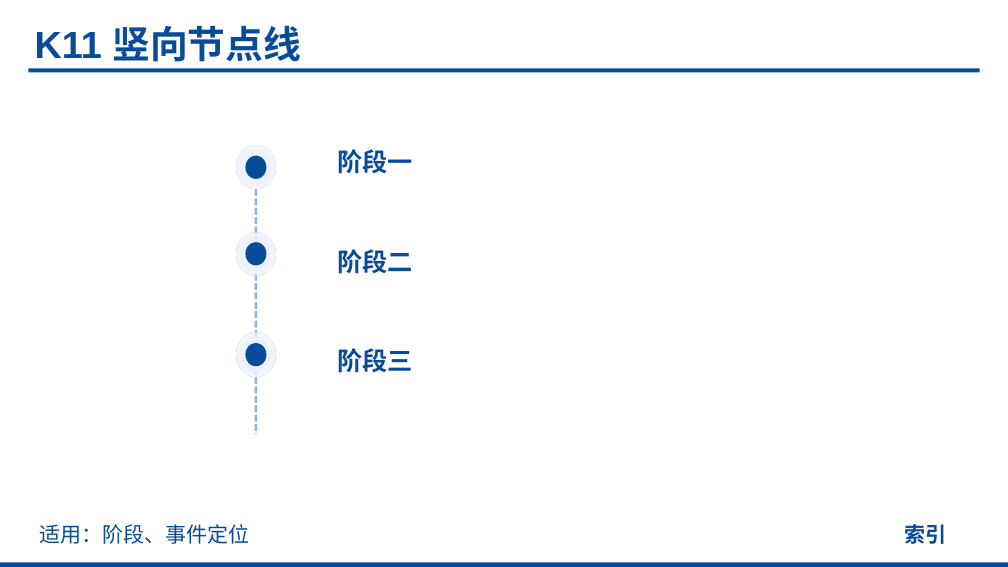
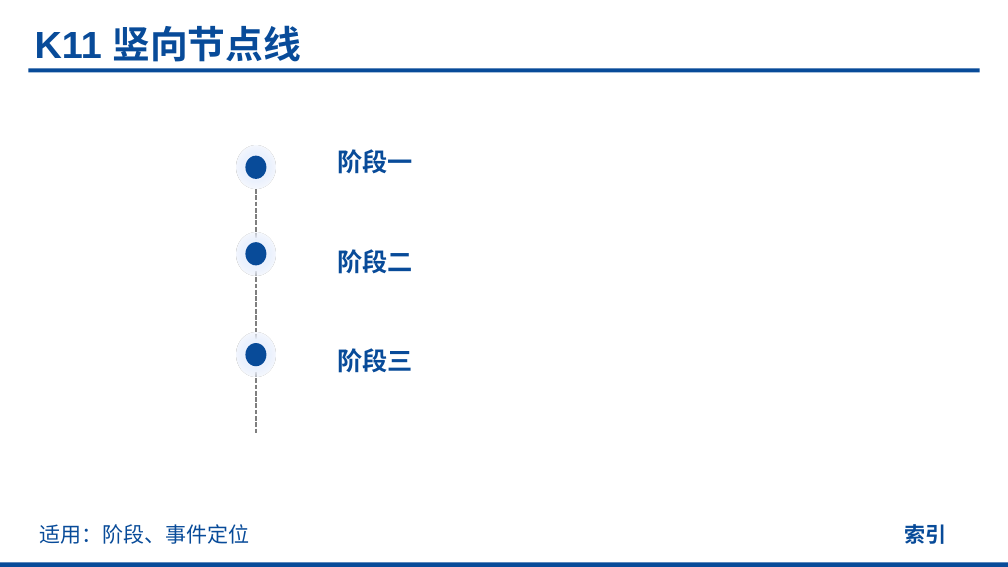
Before and after one commit to realihang/academic-ppt-skill, a slide deck: slide 111 of assets/element-reference.pptx. Drawn at 1008x567 pixels with LibreOffice and Linux fonts; fonts in the diff are those of the drawing. Boxes give left, top, right and bottom in pixels: in the first picture for what was removed or moved away, otherwise in the second. Text is boxed around its words. In the diff, an @@ line names an element or a change of style, - is before the commit and + after.

```diff
--- a/assets/element-reference.pptx
+++ b/assets/element-reference.pptx
@@ line (256, 189) - (256, 434): stroke #084B99 2.25 pt dashed to #7F7F7F 1.5 pt dashed @@
```
Also in this commit, not shown: 25 other slides changed, 9 other files.
